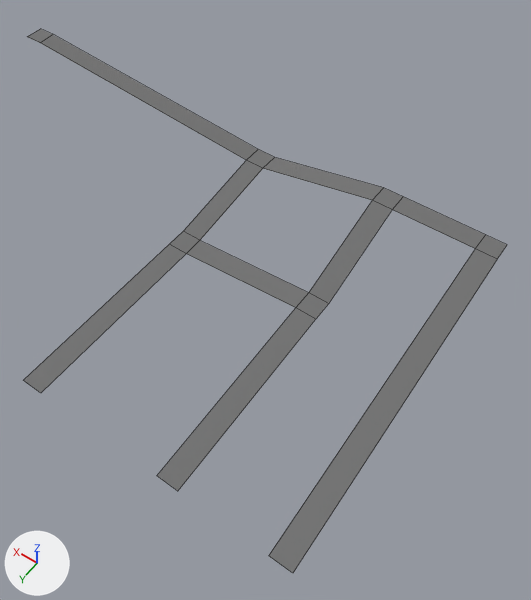
What one commit did to the Blender file assets/models/districts/agustin/roads_agustin.blend.
Rendered twice from a 50 mm lens placed at (-17.7, 28.3, 100.5), pointed at (29.6, -37.8, -3.4). The axes (+X, +Y, +Z) are drawn at lower left. The lights are the same throughout. The older version comes first. Mesh edges are drawn as thin lines. Objects named as collision shapes, trigger or cutter boxes, shadow casters or lower levels of detail are left out.
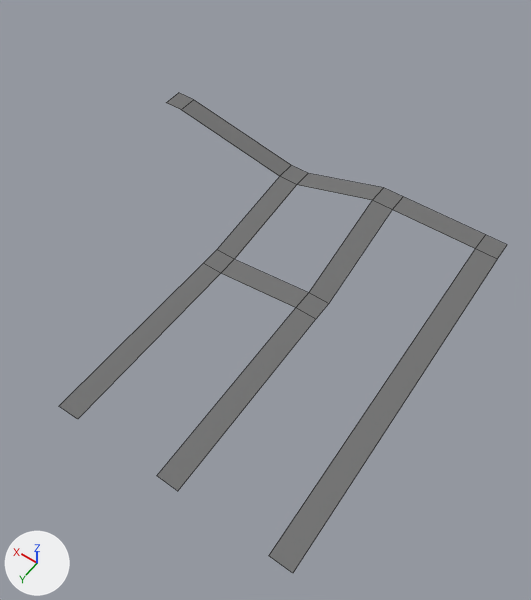
What differs and where, as boxes [x1, y1, x2, y2] in the pictures (531 x 600 px; the box of a moved part takes in the faces that stretch with it):
```json
{"object": "Plane", "change": "reshaped", "before": [23, 29, 507, 573], "after": [59, 93, 507, 573], "on screen": "7% narrower, 12% shorter"}
{"part": 1, "of": "me_plane", "change": "moved or reshaped", "before": [28, 29, 258, 160], "after": [166, 93, 291, 176]}
{"part": 2, "of": "me_plane", "change": "moved or reshaped", "before": [23, 150, 383, 393], "after": [59, 165, 383, 419]}
```

Edits to the scene script, one JSON object a line:
```json
{"block": "me_plane", "where": "# used by ob_plane; location = (0.0, 0.0, 0.0); scale = (2.0, 1.0, 1.0)"}
{"op": "remove", "block": "me_plane", "code": "me_plane.from_pydata(...)  # 30 vertices, 15 faces; spans x -1.0..55.0, y -64.0..0.0, z 0.0..8.0"}
{"op": "add", "block": "me_plane", "code": "me_plane.from_pydata(...)  # 30 vertices, 15 faces; spans x -1.0..35.0, y -64.0..0.0, z 0.0..8.0"}
{"block": "me_plane", "change": "me_plane part 1: all 4 vertices in x 53.0..55.0, y -64.0..-60.0, z 8.0 are moved by (-20.0, 0.0, 0.0)"}
{"block": "me_plane", "change": "me_plane part 2: all 10 vertices in x 23.0..25.0, y -64.0..0.0, z 0.0..3.0 are moved by (-4.0, 0.0, 0.0)"}
```
